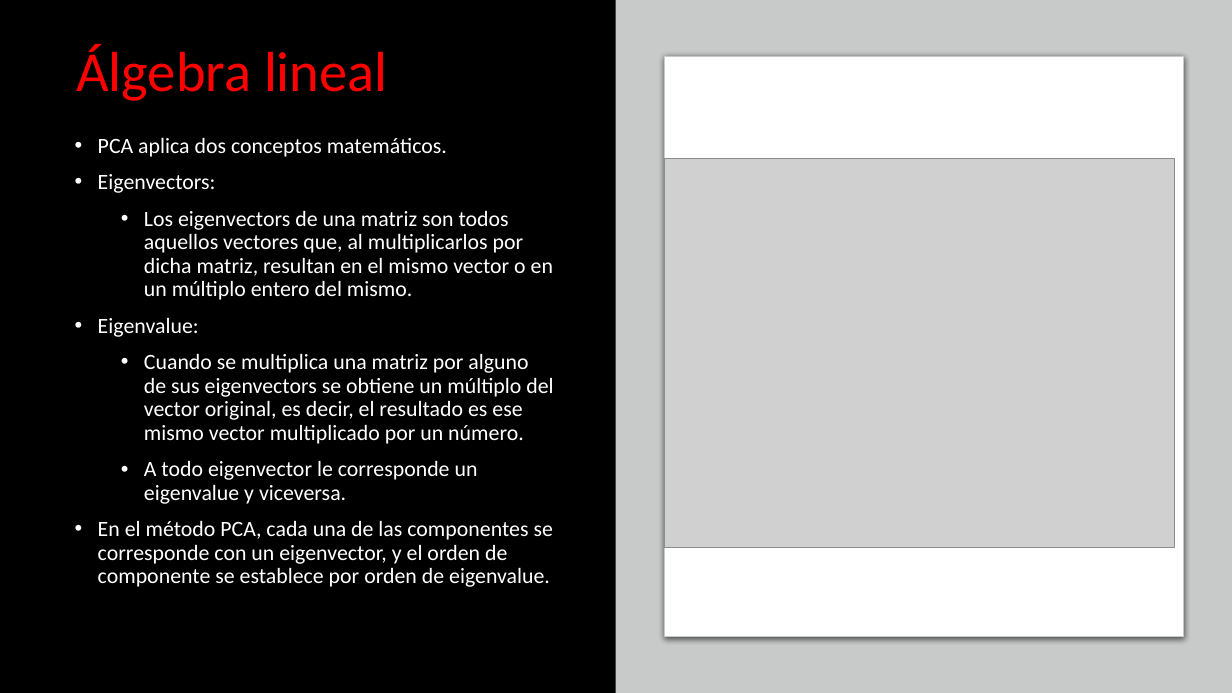
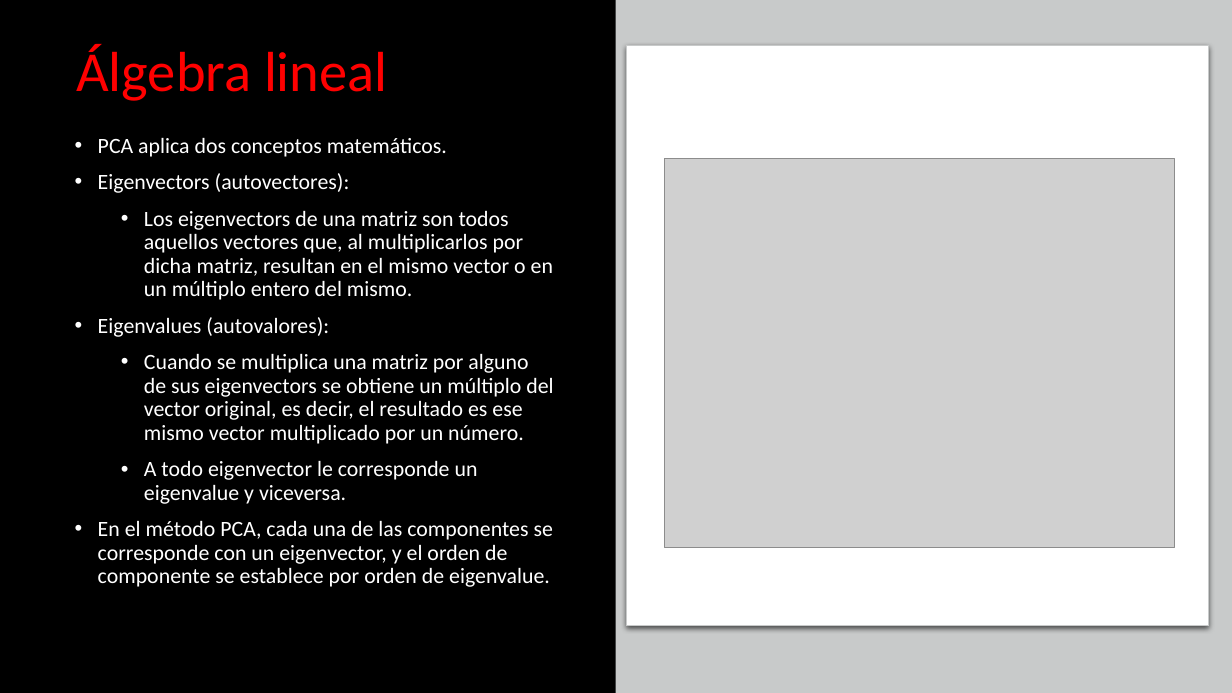
Before and after one commit to franciscocanon-thebridge/bootcamp_thebridge_PTSep20, a slide deck: slide 8 of Bloque 3 - Machine Learning/02_No supervisado/PCA/Machine Learning - PCA.pptx (slide 5 before the commit). Drawn at 1232x693 pixels with LibreOffice and Linux fonts; fonts in the diff are those of the drawing; grey boxes stand for pictures. Boxes give left, top, right and bottom in pixels: in the first picture for what was removed or moved away, otherwise in the second. Text is boxed around its words. In the diff, an @@ line names an element or a change of style, - is before the commit and + after.

```diff
--- a/Bloque 3 - Machine Learning/02_No supervisado/PCA/Machine Learning - PCA.pptx
+++ b/Bloque 3 - Machine Learning/02_No supervisado/PCA/Machine Learning - PCA.pptx
@@ rounded rectangle: place and size @@
-rounded rectangle at <box>665,56,1183,637</box>
+rounded rectangle at <box>628,46,1210,627</box>
@@ text at <box>98,173,350,193</box>: text changed @@
-• Eigenvectors:
+• Eigenvectors (autovectores):
@@ text at <box>98,317,329,337</box>: text changed @@
-• Eigenvalue:
+• Eigenvalues (autovalores):
```
Also in this commit, not shown: 1 other slide changed, 4 slides added, 16 other files.
